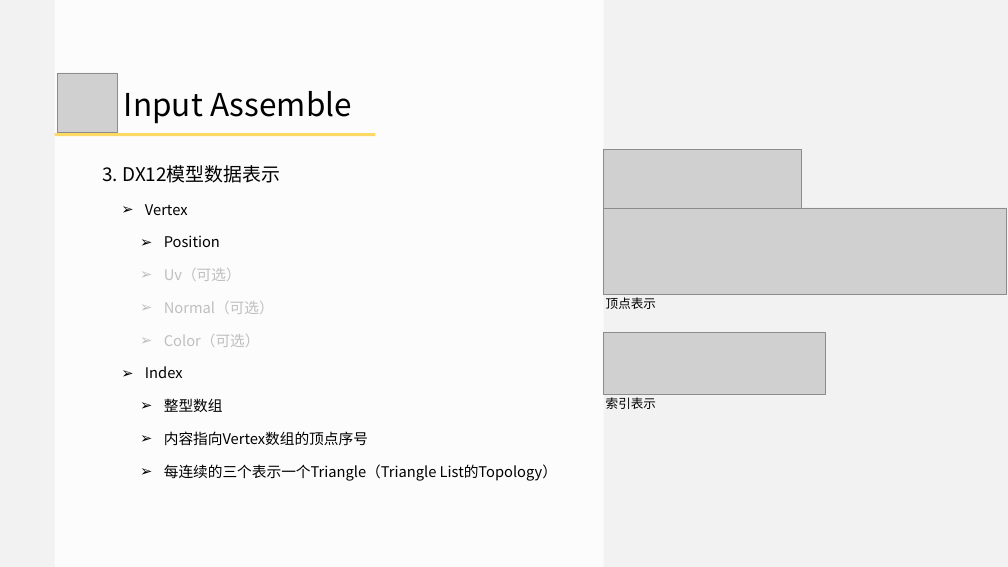
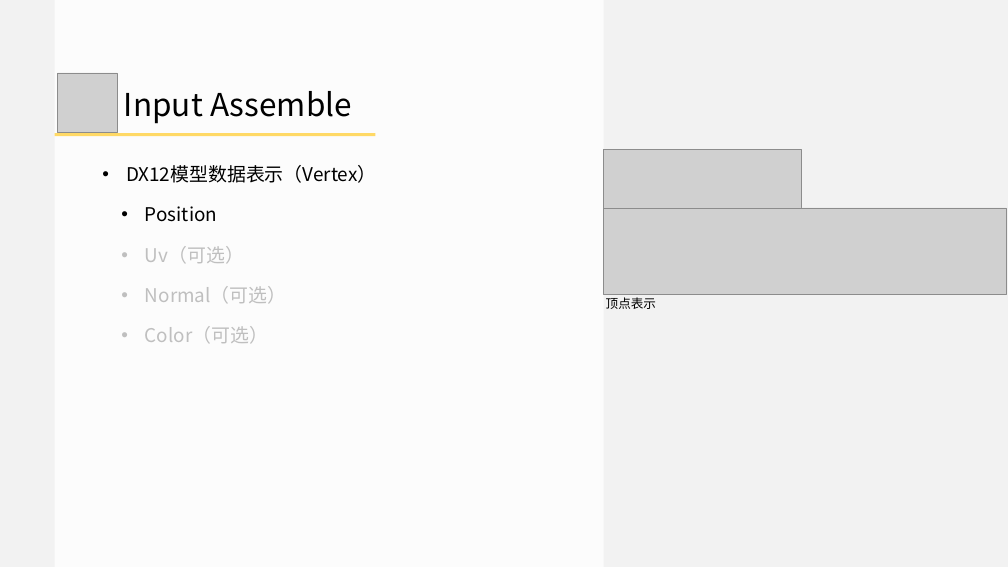
Before and after one commit to doomlover/KSGameEngineTutorials, a slide deck: slide 11 of PPTs/03.深入DX12绘制一.pptx. Drawn at 1008x567 pixels with LibreOffice and Linux fonts; fonts in the diff are those of the drawing; grey boxes stand for pictures. Boxes give left, top, right and bottom in pixels: in the first picture for what was removed or moved away, otherwise in the second. Text is boxed around its words. In the diff, an @@ line names an element or a change of style, - is before the commit and + after.

```diff
--- a/PPTs/03.深入DX12绘制一.pptx
+++ b/PPTs/03.深入DX12绘制一.pptx
@@ text at (x1=126, y1=165, x2=377, y2=183): text changed @@
-3. DX12模型数据表示
-  ➢ Vertex
+• DX12模型数据表示（Vertex）
@@ text at (x1=145, y1=206, x2=287, y2=343): size 28 to 36 pt in "Position", "Uv（可选）", "Normal（可选）", "Color（可选）"; bullet ➢ to •; list level 3 to 2 in "Position"; list level 3 to 2 in "Uv（可选）"; list level 3 to 2 in "Normal（可选）"; list level 3 to 2 in "Color（可选）" @@
@@ picture removed at (x1=604, y1=333, x2=825, y2=394) @@
@@ text at (x1=145, y1=366, x2=557, y2=481): paragraphs removed @@
-  ➢ Index
-    ➢ 整型数组
-    ➢ 内容指向Vertex数组的顶点序号
-    ➢ 每连续的三个表示一个Triangle（Triangle List的Topology）
@@ text removed at (x1=606, y1=397, x2=656, y2=409) @@
-索引表示
```
Also in this commit, not shown: 28 other slides changed, 1 slide added.
